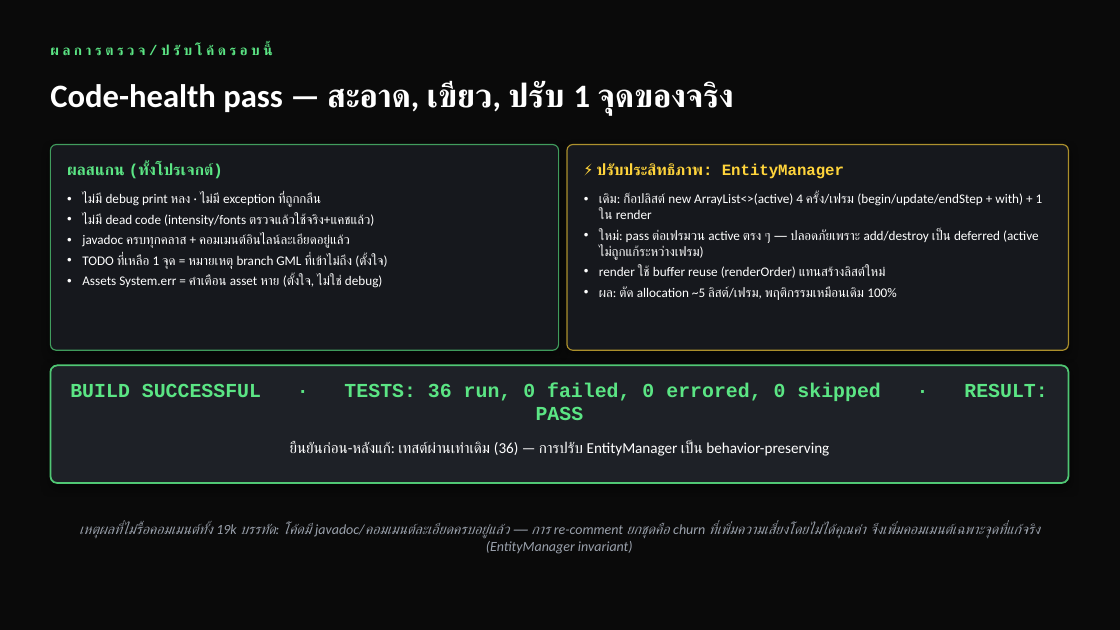
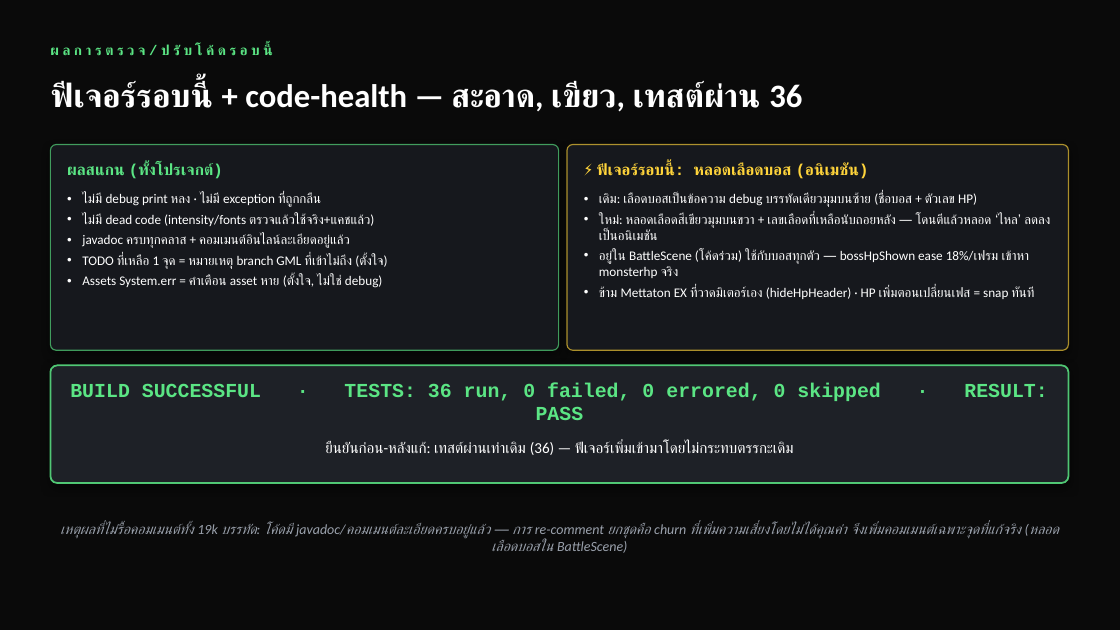
Before and after one commit to ThakornToon/undertale-boss-fight, a slide deck: slide 20 of UndertaleBossFight_CodeOverview.pptx. Drawn at 1120x630 pixels with LibreOffice and Linux fonts; fonts in the diff are those of the drawing. Boxes give left, top, right and bottom in pixels: in the first picture for what was removed or moved away, otherwise in the second. Text is boxed around its words. In the diff, an @@ line names an element or a change of style, - is before the commit and + after.

Commit message:
Fix Undyne attack pattern, Add boss HP bar

```diff
--- a/UndertaleBossFight_CodeOverview.pptx
+++ b/UndertaleBossFight_CodeOverview.pptx
@@ text at (x1=50, y1=81, x2=802, y2=112): text changed @@
-Code-health pass — สะอาด, เขียว, ปรับ 1 จุดของจริง
+ฟีเจอร์รอบนี้ + code-health — สะอาด, เขียว, เทสต์ผ่าน 36
@@ text at (x1=597, y1=163, x2=868, y2=179): text changed @@
-⚡ ปรับประสิทธิภาพ: EntityManager
+⚡ ฟีเจอร์รอบนี้: หลอดเลือดบอส (อนิเมชัน)
@@ text at (x1=599, y1=193, x2=1034, y2=299): text changed @@
-• เดิม: ก็อปลิสต์ new ArrayList<>(active) 4 ครั้ง/เฟรม (begin/update/endStep + with) + 1 ใน render
-• ใหม่: pass ต่อเฟรมวน active ตรง ๆ — ปลอดภัยเพราะ add/destroy เป็น deferred (active ไม่ถูกแก้ระหว่างเฟรม)
-• render ใช้ buffer reuse (renderOrder) แทนสร้างลิสต์ใหม่
-• ผล: ตัด allocation ~5 ลิสต์/เฟรม, พฤติกรรมเหมือนเดิม 100%
+• เดิม: เลือดบอสเป็นข้อความ debug บรรทัดเดียวมุมบนซ้าย (ชื่อบอส + ตัวเลข HP)
+• ใหม่: หลอดเลือดสีเขียวมุมบนขวา + เลขเลือดที่เหลือนับถอยหลัง — โดนตีแล้วหลอด ‘ไหล’ ลดลงเป็นอนิเมชัน
+• อยู่ใน BattleScene (โค้ดร่วม) ใช้กับบอสทุกตัว — bossHpShown ease 18%/เฟรม เข้าหา monsterhp จริง
+• ข้าม Mettaton EX ที่วาดมิเตอร์เอง (hideHpHeader) · HP เพิ่มตอนเปลี่ยนเฟส = snap ทันที
@@ text at (x1=325, y1=441, x2=794, y2=455): text changed @@
-ยืนยันก่อน-หลังแก้: เทสต์ผ่านเท่าเดิม (36) — การปรับ EntityManager เป็น behavior-preserving
+ยืนยันก่อน-หลังแก้: เทสต์ผ่านเท่าเดิม (36) — ฟีเจอร์เพิ่มเข้ามาโดยไม่กระทบตรรกะเดิม
@@ text at (x1=60, y1=522, x2=1021, y2=553): text changed @@
-เหตุผลที่ไม่รื้อคอมเมนต์ทั้ง 19k บรรทัด: โค้ดมี javadoc/คอมเมนต์ละเอียดครบอยู่แล้ว — การ re-comment ยกชุดคือ churn ที่เพิ่มความเสี่ยงโดยไม่ได้คุณค่า จึงเพิ่มคอมเมนต์เฉพาะจุดที่แก้จริง (EntityManager invariant)
+เหตุผลที่ไม่รื้อคอมเมนต์ทั้ง 19k บรรทัด: โค้ดมี javadoc/คอมเมนต์ละเอียดครบอยู่แล้ว — การ re-comment ยกชุดคือ churn ที่เพิ่มความเสี่ยงโดยไม่ได้คุณค่า จึงเพิ่มคอมเมนต์เฉพาะจุดที่แก้จริง (หลอดเลือดบอสใน BattleScene)
```
Also in this commit, not shown: 1 other slide changed, 5 other files.
